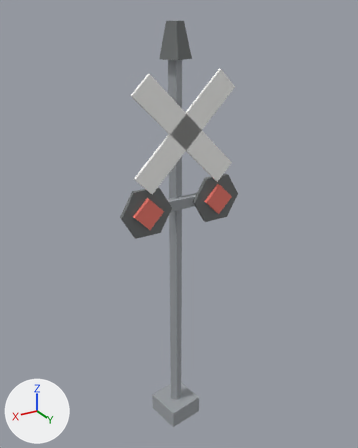
What one commit did to the glTF model web/public/models/crossing-lights-far.glb.
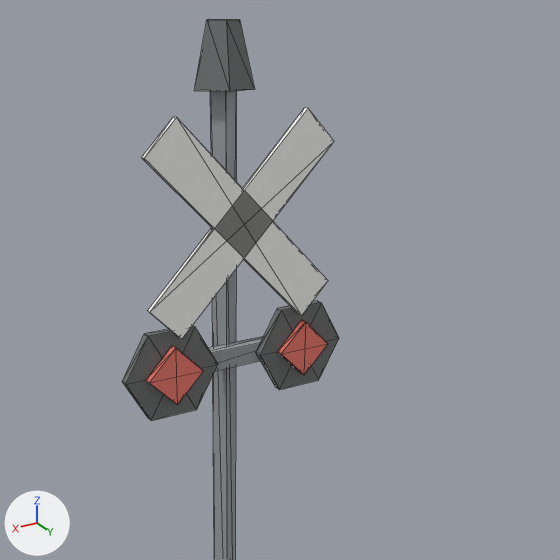
Each version appears first whole from a 50 mm camera at (0.541, 0.92, 1.018) aimed at (-0.019, -0.014, 0.551), and next in a close-up on the part from 15% to 100% of the width and 2% to 70% of the height. The lights are fixed; the arrows at lower left show +X, +Y and +Z. The last two pictures show the newer version. The close-ups show mesh edges as thin lines. Vertices at exactly the same position are counted once.

The older version as bpy lines, for what is in view:
```python
me_crossing_lights_far = bpy.data.meshes.new('crossing-lights-far')
me_crossing_lights_far.from_pydata(...)  # 102 vertices, 172 faces; spans x -0.151..0.151, y -0.052..0.052, z 0.0..1.0
# faces by material slot: [48, 68, 24, 32]
me_crossing_lights_far.materials.append(mat_steel)  # grey #9ba0a4
me_crossing_lights_far.materials.append(mat_housing)  # grey #6f7373
me_crossing_lights_far.materials.append(mat_sign)  # white #fafaf8
me_crossing_lights_far.materials.append(mat_lens_red)  # red #ef7c6f
ob_crossing_lights_far = bpy.data.objects.new('crossing-lights-far', me_crossing_lights_far)
ob_crossing_lights_far.location = (0.0, 0.0, 0.0)
```
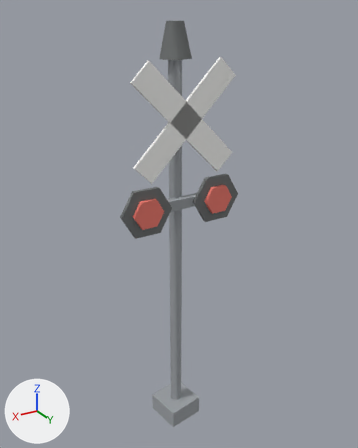
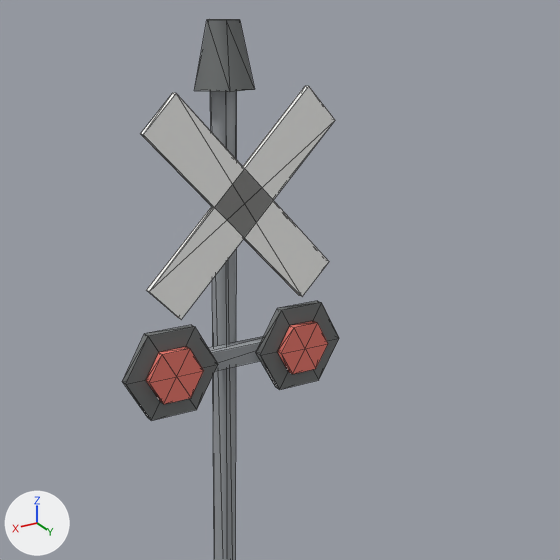
Pixel boxes (x1, y1, x2, y2) of what changed, in the close-ups (560 x 560 px; the box of a moved part takes in the faces that stretch with it):
part 1 of me_crossing_lights_far, moved or reshaped
    before: (141, 117, 328, 316)
    after: (141, 93, 329, 297)
part 2 of me_crossing_lights_far, moved or reshaped
    before: (147, 108, 334, 339)
    after: (147, 86, 335, 319)
part 3 of me_crossing_lights_far, moved or reshaped
    before: (146, 320, 328, 405)
    after: (146, 321, 328, 404)

What the commit changed:
me_crossing_lights_far is used by ob_crossing_lights_far; location (0.0, 0.0, 0.0).
me_crossing_lights_far had 102 vertices, 172 faces and spanned x -0.151..0.151, y -0.052..0.052, z 0.0..1.0.
me_crossing_lights_far now has 118 vertices, 200 faces and spans x -0.151..0.151, y -0.052..0.052, z 0.0..1.0.
me_crossing_lights_far part 1: the loose piece of 8 vertices spanning x -0.122..0.122, y 0.04..0.048, z 0.664..0.908 is moved by (0.0, 0.0, 0.024).
me_crossing_lights_far part 2: the loose piece of 8 vertices spanning x -0.122..0.122, y 0.04..0.048, z 0.664..0.908 is moved by (0.0, 0.0, 0.024).
Part 3, on me_crossing_lights_far:
8 vertices are removed from x -0.09..0.09, y 0.038..0.048, z 0.583..0.655.
32 faces are deleted.
4 vertices are added at (0.073, 0.038, 0.588), (0.073, 0.048, 0.588), (0.073, 0.038, 0.65), (0.073, 0.048, 0.65).
6 new vertices lie (-0.018, 0.0, -0.031) away from vertices in x -0.09..0.126, y 0.038..0.048, z 0.619.
6 new vertices lie (-0.018, 0.0, 0.031) away from vertices in x -0.09..0.126, y 0.038..0.048, z 0.619.
48 new faces join them, mat_lens_red (red #ef7c6f).
Other edits to the shape of me_crossing_lights_far do not show in these pictures.
